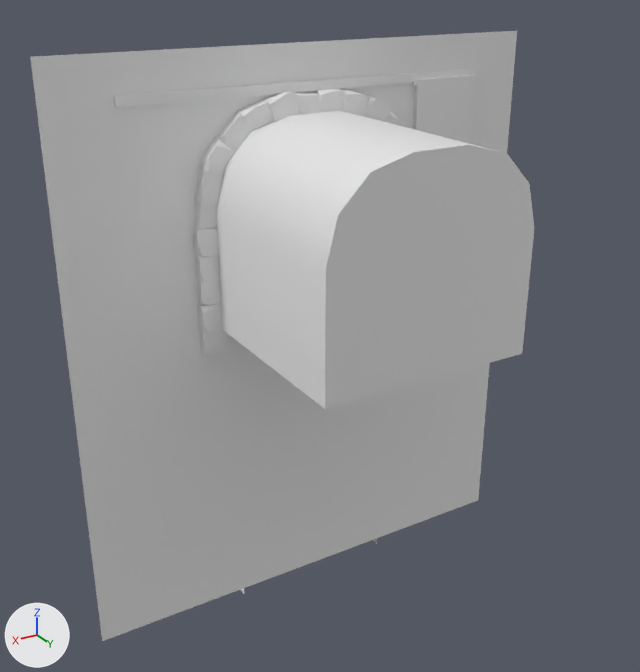
Before and after pictures for a commit that changed the FBX model Hussy Hicks - I am not a dog/Assets/3 - I Am Not A Dog/Models/Scorpion Room/Scorpion_Room.fbx.
One viewpoint serves both versions: a 50 mm camera at (24.6, 44.6, 17.1) aimed at (-0.2, 3.2, -3.6). Lighting does not change. The marker at lower left points along +X, +Y and +Z.

Names of what the first picture shows: 'Scorpion_Room'.
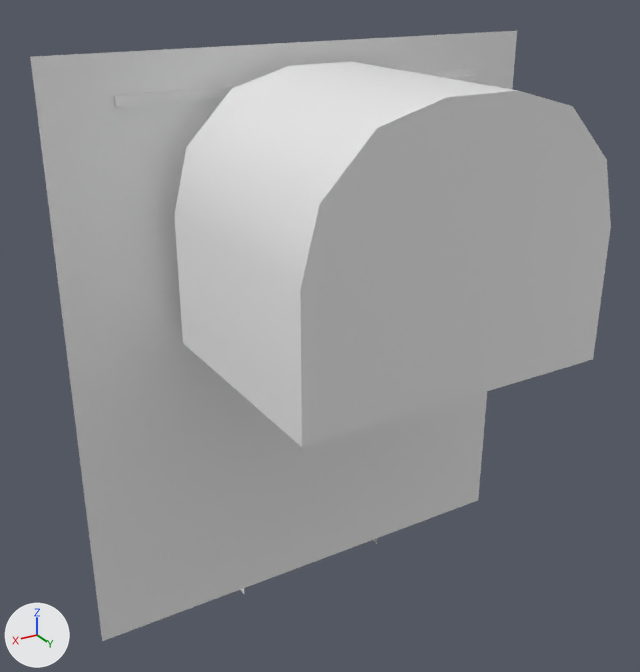
Pixel boxes [x1, y1, x2, y2] of what changed, in the pictures (640 x 672 px):
```json
{"object": "Scorpion_Room", "change": "reshaped", "before": [30, 31, 534, 641], "after": [30, 31, 611, 641], "on screen": "15% wider"}
{"part": 1, "of": "me_plane_004", "change": "built on", "before": [216, 111, 534, 409], "after": [174, 61, 611, 447]}
```

Edits to the scene script, one JSON object a line:
```json
{"block": "me_plane_004", "where": "# used by ob_scorpion_room; location = (-0.01, 0.83, -0.09)"}
{"op": "remove", "block": "me_plane_004", "code": "me_plane_004.from_pydata(...)  # 2900 vertices, 2009 faces; spans x -14.3..14.5, y -11.1..13.3, z -20.6..13.0"}
{"op": "add", "block": "me_plane_004", "code": "me_plane_004.from_pydata(...)  # 2910 vertices, 2019 faces; spans x -14.3..14.5, y -11.1..15.7, z -20.6..13.0"}
{"block": "me_plane_004", "change": "me_plane_004 part 1"}
{"block": "me_plane_004", "change": "10 faces are deleted"}
{"block": "me_plane_004", "change": "10 vertices move from x -5.8..6.1, y 13.3, z -1.8..9.4 to x -8.4..8.7, y 15.7, z -1.8..12.0"}
{"block": "me_plane_004", "change": "10 new vertices lie (0.0, -12.7, 0.0) away from vertices in x -5.8..6.1, y 13.3, z -1.8..9.4"}
{"block": "me_plane_004", "change": "20 new faces join them"}
```
